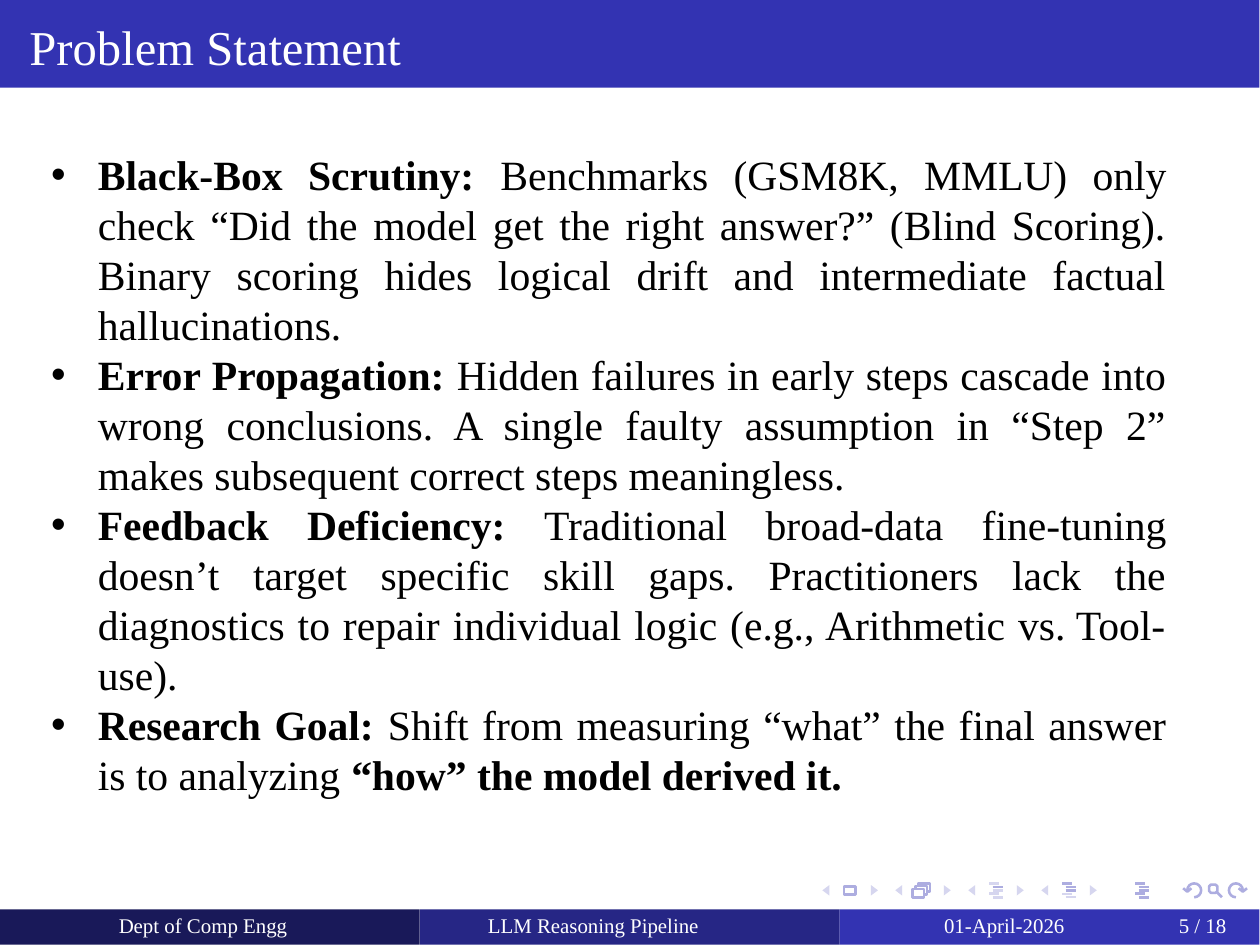
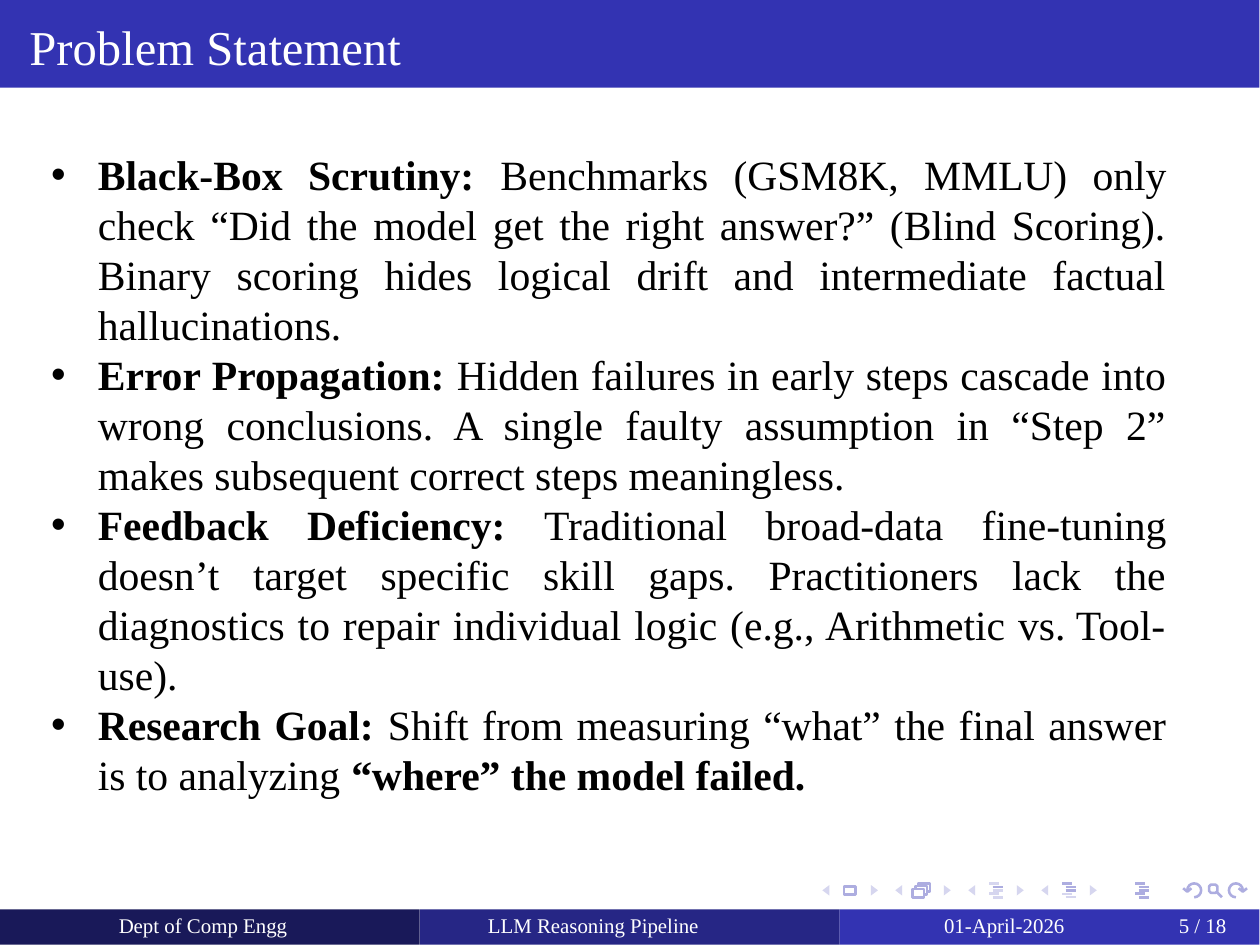
Before and after one commit to yashdoke7/llm-reasoning-pipeline, a slide deck: slide 5 of docs/Internship Review.pptx. Drawn at 1260x946 pixels with LibreOffice and Linux fonts; fonts in the diff are those of the drawing. Boxes give left, top, right and bottom in pixels: in the first picture for what was removed or moved away, otherwise in the second. Text is boxed around its words. In the diff, an @@ line names an element or a change of style, - is before the commit and + after.

```diff
--- a/docs/Internship Review.pptx
+++ b/docs/Internship Review.pptx
@@ text at (98, 710, 1166, 798): text changed @@
-• Research Goal: Shift from measuring “what” the final answer is to analyzing “how” the model derived it.
+• Research Goal: Shift from measuring “what” the final answer is to analyzing “where” the model failed.
```
Also in this commit, not shown: 1 other slide changed, 10 other files.
